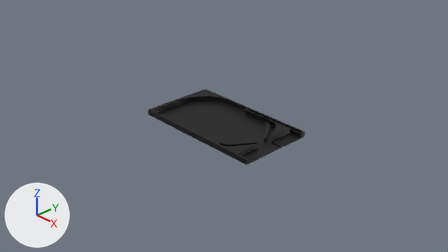
The Blender file assets/models/pinball_world_1.blend as it was, and as the next commit left it.
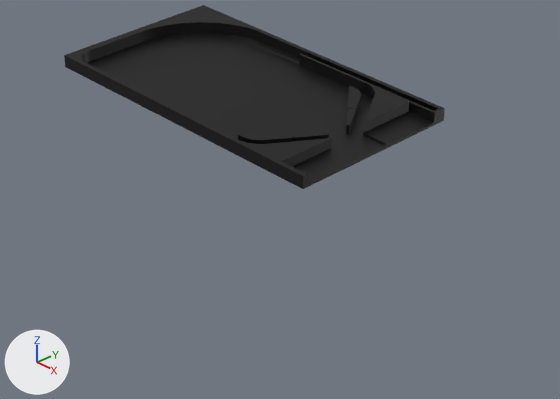
Each version appears first from the file's camera 'Camera', and next in a close-up on the part from 27% to 79% of the width and 35% to 100% of the height. Lighting does not change. The marker at lower left points along +X, +Y and +Z.

The first close-up shows 'Pinball Plate'.
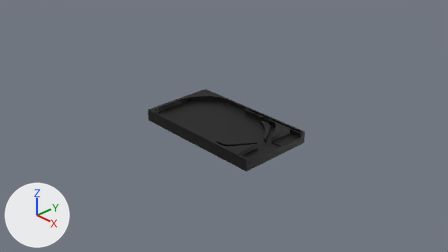
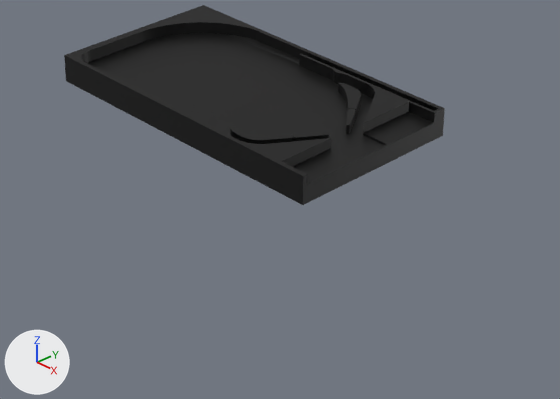
Boxes (x1, y1, x2, y2) around the edits, measured in the close-ups (560 x 399 px):
'Pinball Plate', reshaped (9% taller): before (64, 5, 445, 189); after (64, 5, 445, 205)

Diff of the bpy script that builds the scene:
```diff
--- a/assets/models/pinball_world_1.blend.py
+++ b/assets/models/pinball_world_1.blend.py
@@ me_cube_006 @@
 # used by ob_pinball_plate; location = (0.0, 0.0, 0.0)
-me_cube_006.from_pydata(...)  # 269 vertices, 144 faces; spans x -1.3..1.3, y -0.72..0.72, z -0.05..0.05
+me_cube_006.from_pydata(...)  # 341 vertices, 178 faces; spans x -1.3..1.3, y -0.72..0.72, z -0.17..0.05
+# me_cube_006 part 1
+# 2 vertices are removed from x 0.54, y -0.6, z -0.04..0.03
+# 10 faces are deleted
+# 4 vertices in x -1.3..1.3, y -0.72..0.72, z -0.05 move by (0.0, 0.0, -0.12)
+# 37 vertices are added at x 0.27..0.76, y -0.61..0.61, z -0.04
+# 27 new vertices lie (0.0, 0.0, 0.07) away from vertices in x 0.42..0.76, y -0.61..0.53, z -0.04
+# 10 new vertices lie (0.0, 0.0, 0.09) away from vertices in x 0.27..0.43, y 0.59..0.61, z -0.04
+# 44 new faces join them
 me_cube_006.materials.append(mat_material)
```
